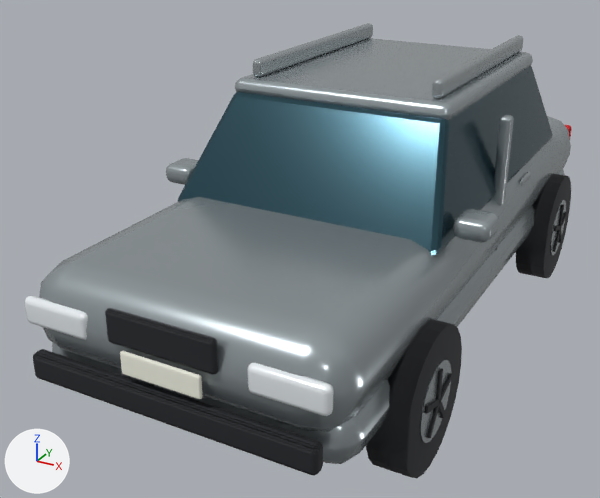
An edit to the glTF model public/assets/models/suv.glb, drawn before and after from the same camera.
Rendered twice from a 50 mm camera at (2.25, -5.08, 2.98) aimed at (-0.34, -0.36, 0.63). Lighting does not change. The marker at lower left points along +X, +Y and +Z. The older version comes first. Where no turn or scale is listed for an object, it has been applied to the vertices. Vertices at exactly the same position are counted once.

Names of what the first picture shows: 'Alloy.001', 'BodyPaint.001', 'Glass.001', 'Headlights.001', 'Road paint', 'Rubber.001', 'Tail lamps.001'.
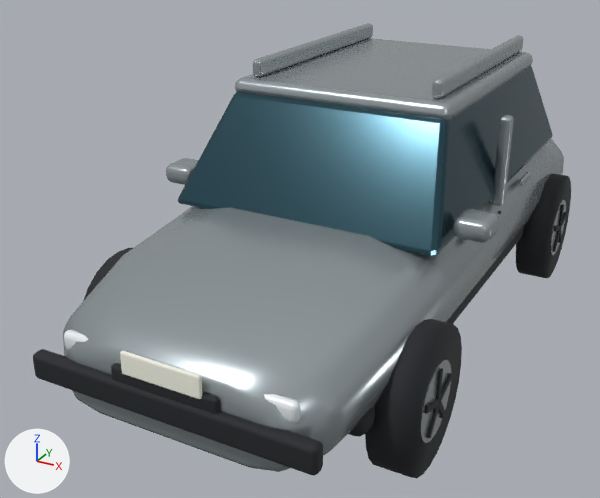
Where the newer file only moved an object's origin or applied its transform, the numbers keep the older frame.

Boxes (x1, y1, x2, y2) around the edits, measured in the pictures (600 x 498 px; the box of a moved part takes in the faces that stretch with it):
```json
{"object": "BodyPaint.001", "change": "reshaped", "before": [39, 38, 571, 464], "after": [63, 38, 564, 472]}
{"object": "Rubber.001", "change": "reshaped", "before": [33, 174, 571, 478], "after": [33, 173, 571, 478]}
{"object": "Headlights.001", "change": "mesh rescaled, moved", "before": [25, 296, 334, 416], "after": [64, 330, 301, 423], "on screen": "23% narrower, 22% shorter"}
{"object": "Tail lamps.001", "change": "moved", "before": [565, 125, 572, 137], "on screen": "not visible afterwards"}
{"part": 1, "of": "me_cube_087", "change": "rebuilt", "before": [52, 169, 565, 464], "after": [63, 139, 564, 472], "on screen": "mostly hidden before"}
{"part": 2, "of": "me_cube_087", "change": "deleted", "before": [39, 116, 571, 432]}
{"part": 3, "of": "me_unit_cube_rubber_001", "change": "moved or reshaped", "before": [105, 308, 218, 375], "after": [111, 363, 220, 414]}
{"part": 4, "of": "me_unit_cube_rubber_001", "change": "added", "after": [348, 226, 524, 437], "on screen": "mostly hidden"}
```

The change, as JSON lines over the scene's bpy script:
```json
{"block": "me_cube_087", "where": "# used by ob_bodypaint_001; location = (0.0, 0.0, 0.59)"}
{"op": "remove", "block": "me_cube_087", "code": "me_cube_087.from_pydata(...)  # 656 vertices, 1284 faces; spans x -1.12..1.12, y -2.35..2.35, z -0.17..1.23"}
{"op": "add", "block": "me_cube_087", "code": "me_cube_087.from_pydata(...)  # 848 vertices, 1672 faces; spans x -1.12..1.12, y -2.35..2.35, z -0.2..1.23"}
{"block": "me_cube_087", "change": "me_cube_087 part 1: the loose piece of 96 vertices spanning x -0.96..0.96, y -2.25..2.25, z -0.17..0.17 is rebuilt with 384 vertices and now spans x -0.96..0.96, y -2.35..2.35, z -0.2..0.57"}
{"block": "me_cube_087", "change": "me_cube_087 part 2: the loose piece of 96 vertices spanning x -0.96..0.96, y -2.35..2.35, z 0.02..0.57 is deleted"}
{"block": "me_unit_cube_rubber_001", "where": "# used by ob_rubber_001; location = (-0.912, 0.13, 0.82)"}
{"op": "remove", "block": "me_unit_cube_rubber_001", "code": "me_unit_cube_rubber_001.from_pydata(...)  # 2080 vertices, 4044 faces; spans x -0.18..2.01, y -2.53..2.27, z -0.81..0.26"}
{"op": "add", "block": "me_unit_cube_rubber_001", "code": "me_unit_cube_rubber_001.from_pydata(...)  # 2204 vertices, 4288 faces; spans x -0.18..2.01, y -2.53..2.27, z -0.81..0.16"}
{"block": "me_unit_cube_rubber_001", "change": "me_unit_cube_rubber_001 part 3: the loose piece of 80 vertices spanning x 0.59..1.24, y -2.51..-2.47, z 0.07..0.26 is scaled about its middle by (1, 1, 0.577), then moved by (0.0, 0.0, -0.28)"}
{"block": "me_unit_cube_rubber_001", "change": "me_unit_cube_rubber_001 part 4: a new loose piece of 96 vertices spanning x 0.02..1.81, y -2.08..1.82, z -0.38..-0.22, in mat_rubber_001 (black #1e2126)"}
{"block": "me_unit_cube_rubber_001", "change": "other edits to the shape of me_unit_cube_rubber_001 do not show in these pictures"}
{"block": "me_cube_098", "where": "# used by ob_headlights_001; location = (-0.691, -2.33, 0.92)"}
{"op": "remove", "block": "me_cube_098", "code": "me_cube_098.from_pydata(...)  # 192 vertices, 376 faces; spans x -0.22..1.6, y -0.04..0.04, z -0.08..0.08"}
{"op": "add", "block": "me_cube_098", "code": "me_cube_098.from_pydata(...)  # 192 vertices, 376 faces; spans x -0.17..1.25, y -0.04..0.04, z -0.06..0.06"}
{"block": "me_cube_098", "change": "me_cube_098 part 5: the whole mesh is scaled about the mesh origin by (0.779, 1, 0.685)"}
{"op": "set", "path": "ob_headlights_001.location", "old": "(-0.691, -2.33, 0.92)", "new": "(-0.538, -2.275, 0.76)"}
{"op": "set", "path": "ob_tail_lamps_001.location", "old": "(-0.691, 2.33, 0.96)", "new": "(-0.538, 2.209, 0.85)"}
```
